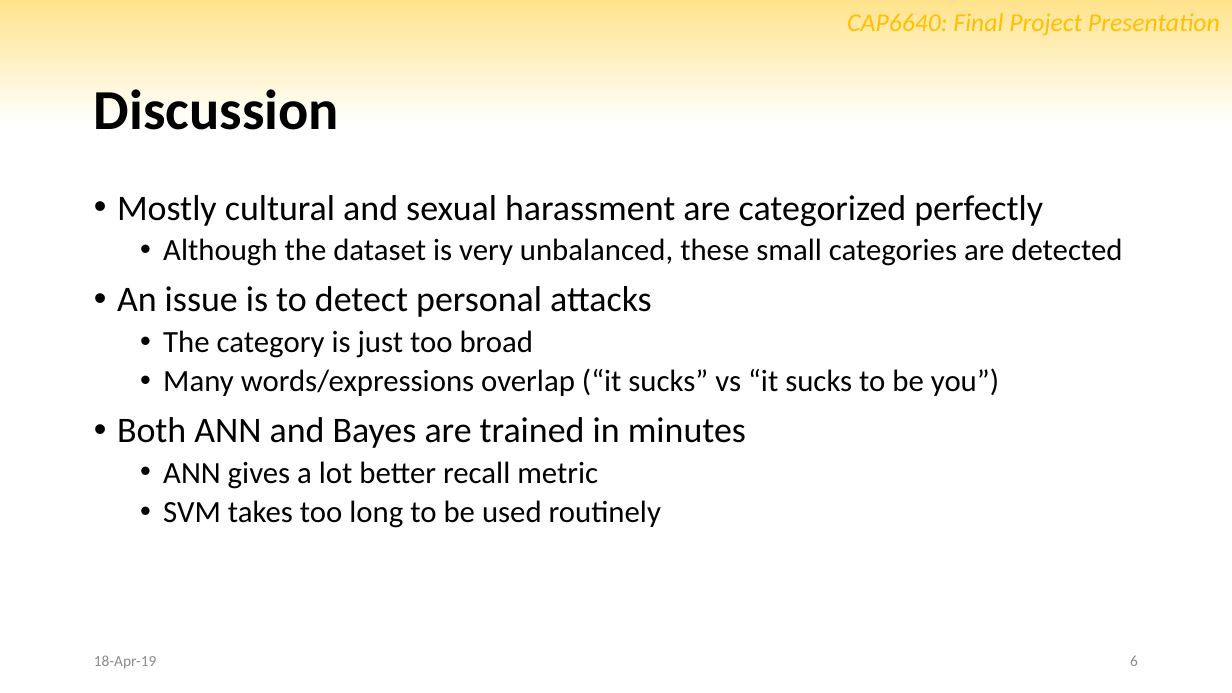
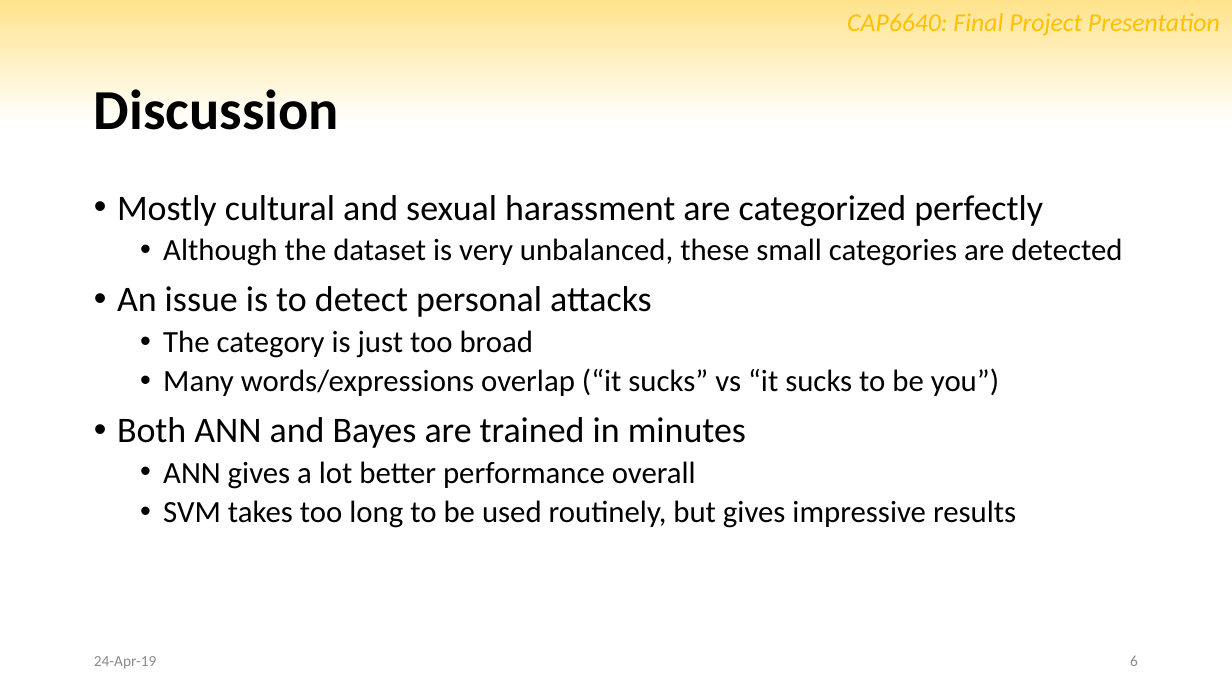
Before and after one commit to marctheshark3/UCF-NLP-Bullydetection, a slide deck: slide 6 of slides.pptx. Drawn at 1232x693 pixels with LibreOffice and Linux fonts; fonts in the diff are those of the drawing; background and template pictures are left out. Boxes give left, top, right and bottom in pixels: in the first picture for what was removed or moved away, otherwise in the second. Text is boxed around its words. In the diff, an @@ line names an element or a change of style, - is before the commit and + after.

```diff
--- a/slides.pptx
+++ b/slides.pptx
@@ text at (163,461,1016,528): text changed @@
-  • ANN gives a lot better recall metric
-  • SVM takes too long to be used routinely
+  • ANN gives a lot better performance overall
+  • SVM takes too long to be used routinely, but gives impressive results
@@ text at (94,656,156,669): text changed @@
-18-Apr-19
+24-Apr-19
```
Also in this commit, not shown: 7 other slides changed.
